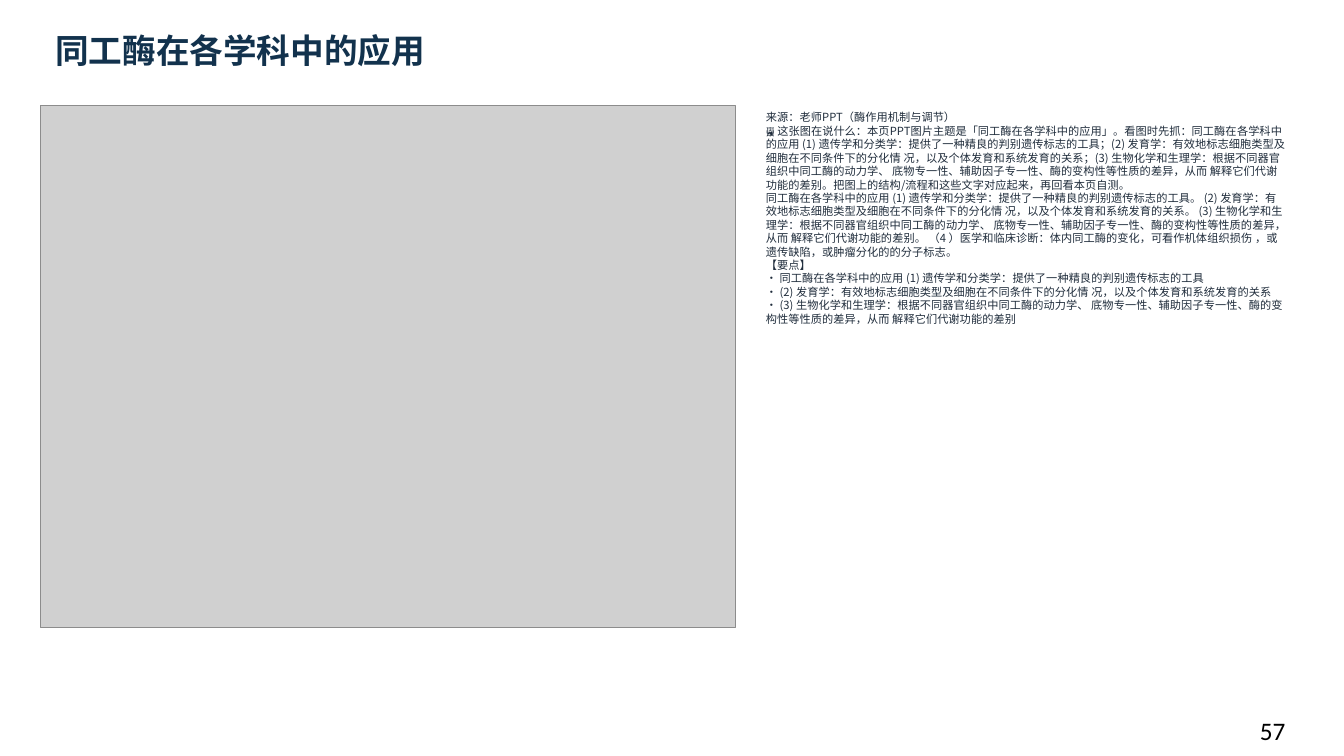
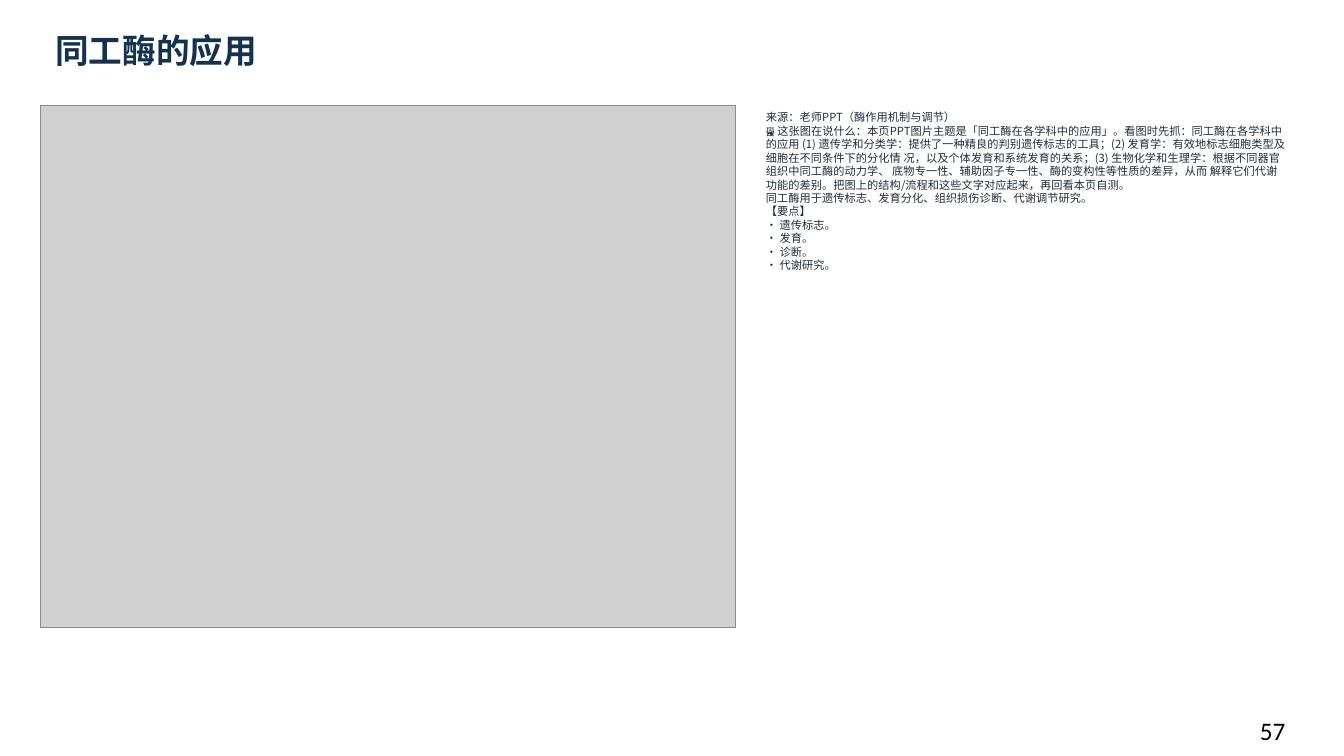
Before and after one commit to newkan-li/Biochemistry, a slide deck: slide 57 of downloads/bc08-ai-style.pptx. Drawn at 1344x756 pixels with LibreOffice and Linux fonts; fonts in the diff are those of the drawing; grey boxes stand for pictures. Boxes give left, top, right and bottom in pixels: in the first picture for what was removed or moved away, otherwise in the second. Text is boxed around its words. In the diff, an @@ line names an element or a change of style, - is before the commit and + after.

```diff
--- a/downloads/bc08-ai-style.pptx
+++ b/downloads/bc08-ai-style.pptx
@@ text at [55, 34, 257, 66]: text changed @@
-同工酶在各学科中的应用
+同工酶的应用
@@ text at [766, 111, 1286, 270]: text changed @@
-来源：老师PPT（酶作用机制与调节）
-🖼 这张图在说什么：本页PPT图片主题是「同工酶在各学科中的应用」。看图时先抓：同工酶在各学科中的应用 (1) 遗传学和分类学：提供了一种精良的判别遗传标志的工具；(2) 发育学：有效地标志细胞类型及细胞在不同条件下的分化情 况，以及个体发育和系统发育的关系；(3) 生物化学和生理学：根据不同器官组织中同工酶的动力学、 底物专一性、辅助因子专一性、酶的变构性等性质的差异，从而 解释它们代谢功能的差别。把图上的结构/流程和这些文字对应起来，再回看本页自测。
-同工酶在各学科中的应用 (1) 遗传学和分类学：提供了一种精良的判别遗传标志的工具。 (2) 发育学：有效地标志细胞类型及细胞在不同条件下的分化情 况，以及个体发育和系统发育的关系。 (3) 生物化学和生理学：根据不同器官组织中同工酶的动力学、 底物专一性、辅助因子专一性、酶的变构性等性质的差异，从而 解释它们代谢功能的差别。 （4 ）医学和临床诊断：体内同工酶的变化，可看作机体组织损伤 ，或遗传缺陷，或肿瘤分化的的分子标志。
-【要点】
-• 同工酶在各学科中的应用 (1) 遗传学和分类学：提供了一种精良的判别遗传标志的工具
-• (2) 发育学：有效地标志细胞类型及细胞在不同条件下的分化情 况，以及个体发育和系统发育的关系
-• (3) 生物化学和生理学：根据不同器官组织中同工酶的动力学、 底物专一性、辅助因子专一性、酶的变构性等性质的差异，从而 解释它们代谢功能的差别
+来源：老师PPT（酶作用机制与调节）
+🖼 这张图在说什么：本页PPT图片主题是「同工酶在各学科中的应用」。看图时先抓：同工酶在各学科中的应用 (1) 遗传学和分类学：提供了一种精良的判别遗传标志的工具；(2) 发育学：有效地标志细胞类型及细胞在不同条件下的分化情 况，以及个体发育和系统发育的关系；(3) 生物化学和生理学：根据不同器官组织中同工酶的动力学、 底物专一性、辅助因子专一性、酶的变构性等性质的差异，从而 解释它们代谢功能的差别。把图上的结构/流程和这些文字对应起来，再回看本页自测。
+同工酶用于遗传标志、发育分化、组织损伤诊断、代谢调节研究。
+【要点】
+• 遗传标志。
+• 发育。
+• 诊断。
+• 代谢研究。
```
Also in this commit, not shown: 41 other slides changed, 5 other files.
